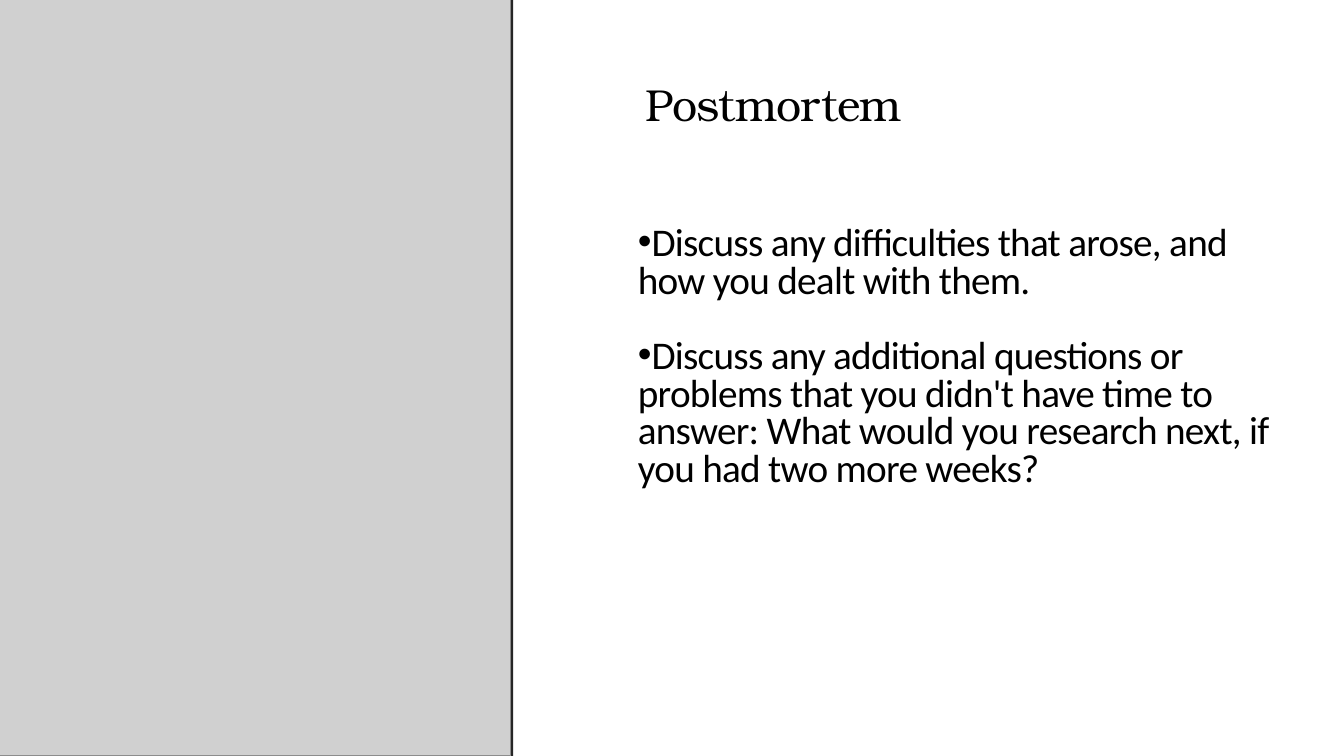
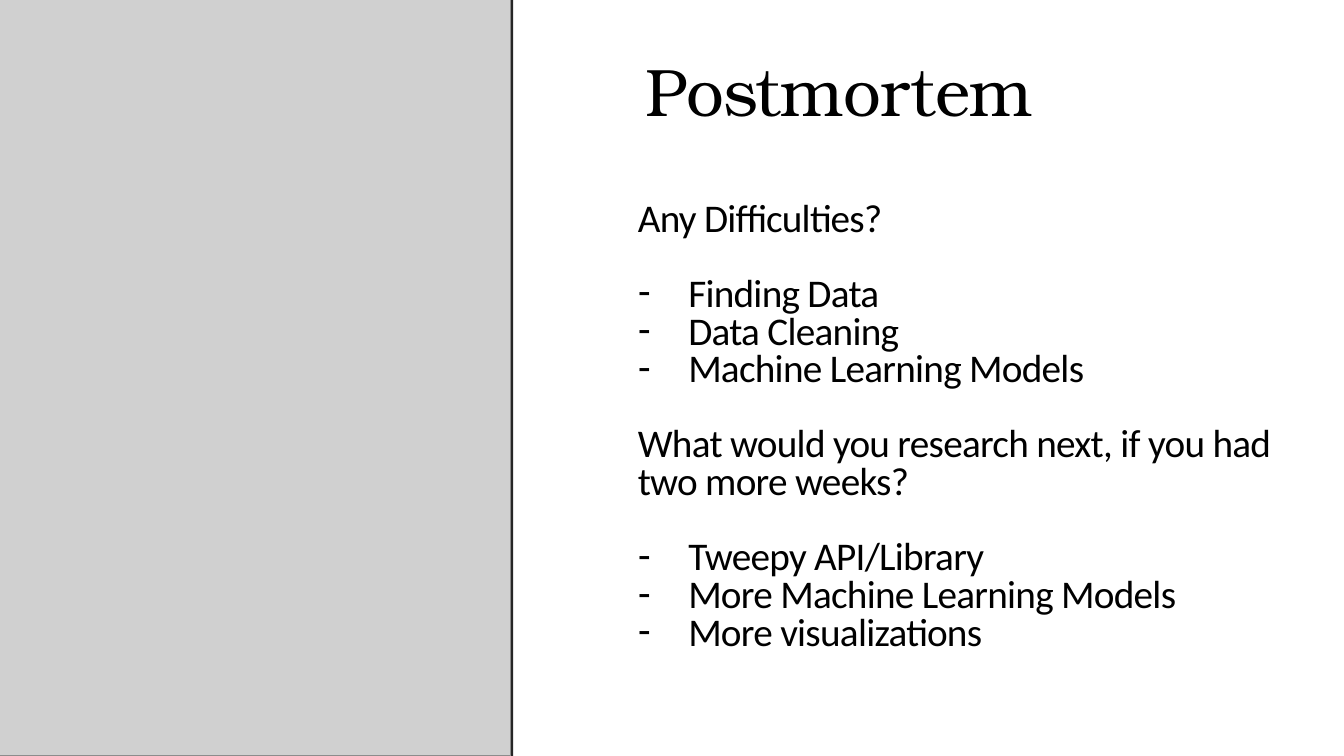
Before and after one commit to you915/Sentiment-Analysis-of-Twitter-Data-for-predicting-Apple-stock-price, a slide deck: slide 8 of Project 2 - Group 4.pptx (slide 9 before the commit). Drawn at 1344x756 pixels with LibreOffice and Linux fonts; fonts in the diff are those of the drawing; grey boxes stand for pictures. Boxes give left, top, right and bottom in pixels: in the first picture for what was removed or moved away, otherwise in the second. Text is boxed around its words. In the diff, an @@ line names an element or a change of style, - is before the commit and + after.

```diff
--- a/Project 2 - Group 4.pptx
+++ b/Project 2 - Group 4.pptx
@@ text "Postmortem" at (x1=646, y1=70, x2=1033, y2=117): size 32 to 48 pt @@
@@ text at (x1=638, y1=279, x2=1271, y2=647): text changed @@
-• Discuss any difficulties that arose, and how you dealt with them.
-• Discuss any additional questions or problems that you didn't have time to answer: What would you research next, if you had two more weeks?
+Any Difficulties?
+– Finding Data
+– Data Cleaning
+– Machine Learning Models
+What would you research next, if you had two more weeks?
+– Tweepy API/Library
+– More Machine Learning Models
+– More visualizations
```
Also in this commit, not shown: 6 other slides changed, 1 slide removed.
